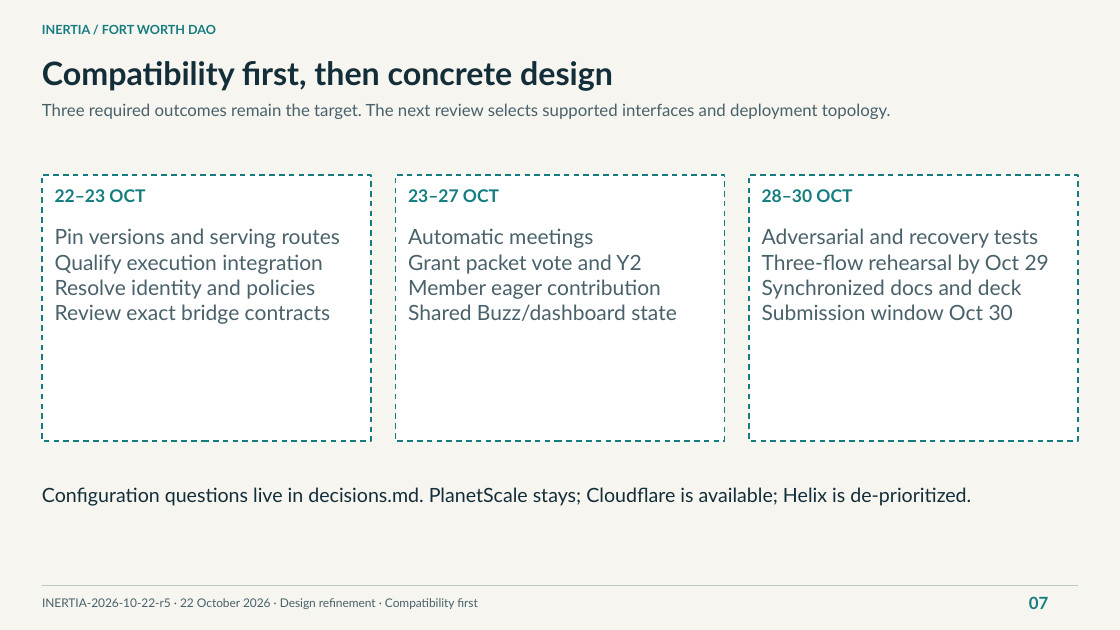
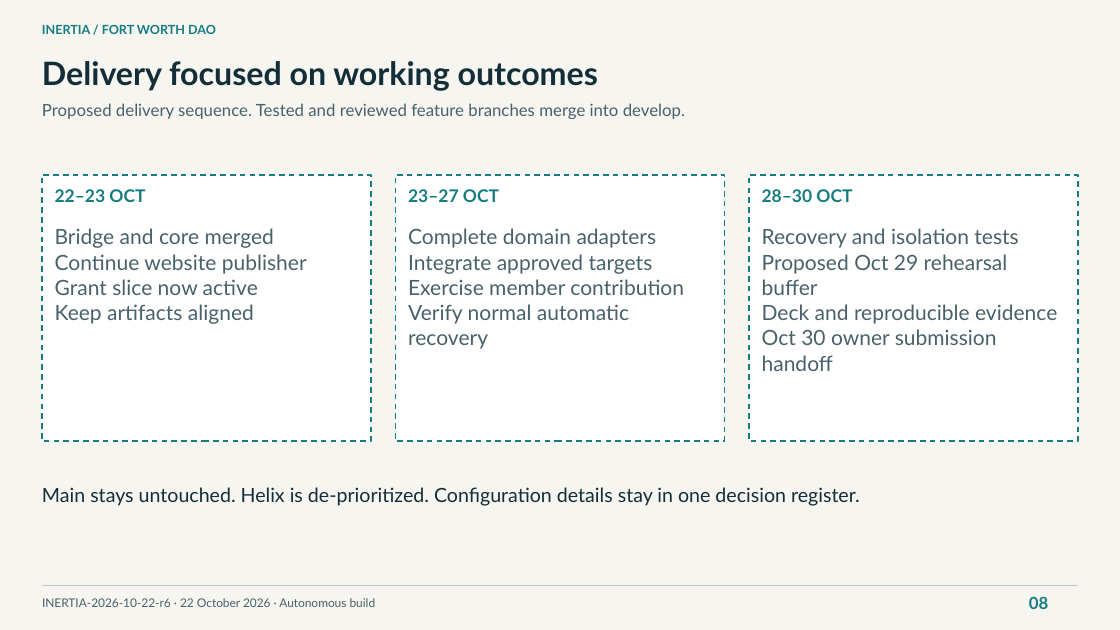
Before and after one commit to NetRxn/Inertia, a slide deck: slide 8 of Inertia-Architecture.pptx (slide 7 before the commit). Drawn at 1120x630 pixels with LibreOffice and Linux fonts; fonts in the diff are those of the drawing. Boxes give left, top, right and bottom in pixels: in the first picture for what was removed or moved away, otherwise in the second. Text is boxed around its words. In the diff, an @@ line names an element or a change of style, - is before the commit and + after.

Commit message:
docs: synchronize r6 implementation evidence and delivery artifacts

```diff
--- a/Inertia-Architecture.pptx
+++ b/Inertia-Architecture.pptx
@@ text at box(42, 61, 598, 91): text changed @@
-Compatibility first, then concrete design
+Delivery focused on working outcomes
@@ text at box(42, 103, 685, 119): text changed @@
-Three required outcomes remain the target. The next review selects supported interfaces and deployment topology.
+Proposed delivery sequence. Tested and reviewed feature branches merge into develop.
@@ text at box(55, 228, 307, 324): text changed @@
-Pin versions and serving routes
-Qualify execution integration
-Resolve identity and policies
-Review exact bridge contracts
+Bridge and core merged
+Continue website publisher
+Grant slice now active
+Keep artifacts aligned
@@ text at box(408, 228, 684, 349): text changed @@
-Automatic meetings
-Grant packet vote and Y2
-Member eager contribution
-Shared Buzz/dashboard state
+Complete domain adapters
+Integrate approved targets
+Exercise member contribution
+Verify normal automatic recovery
@@ text at box(762, 228, 1057, 371): text changed @@
-Adversarial and recovery tests
-Three-flow rehearsal by Oct 29
-Synchronized docs and deck
-Submission window Oct 30
+Recovery and isolation tests
+Proposed Oct 29 rehearsal buffer
+Deck and reproducible evidence
+Oct 30 owner submission handoff
@@ text at box(42, 487, 860, 506): text changed @@
-Configuration questions live in decisions.md. PlanetScale stays; Cloudflare is available; Helix is de-prioritized.
+Main stays untouched. Helix is de-prioritized. Configuration details stay in one decision register.
@@ text at box(42, 598, 376, 607): text changed @@
-INERTIA-2026-10-22-r5 · 22 October 2026 · Design refinement · Compatibility first
+INERTIA-2026-10-22-r6 · 22 October 2026 · Autonomous build
@@ text at box(1029, 596, 1048, 609): text changed @@
-07
+08
```
Also in this commit, not shown: 5 other slides changed, 2 slides added, 1 slide removed, 4 other files.
